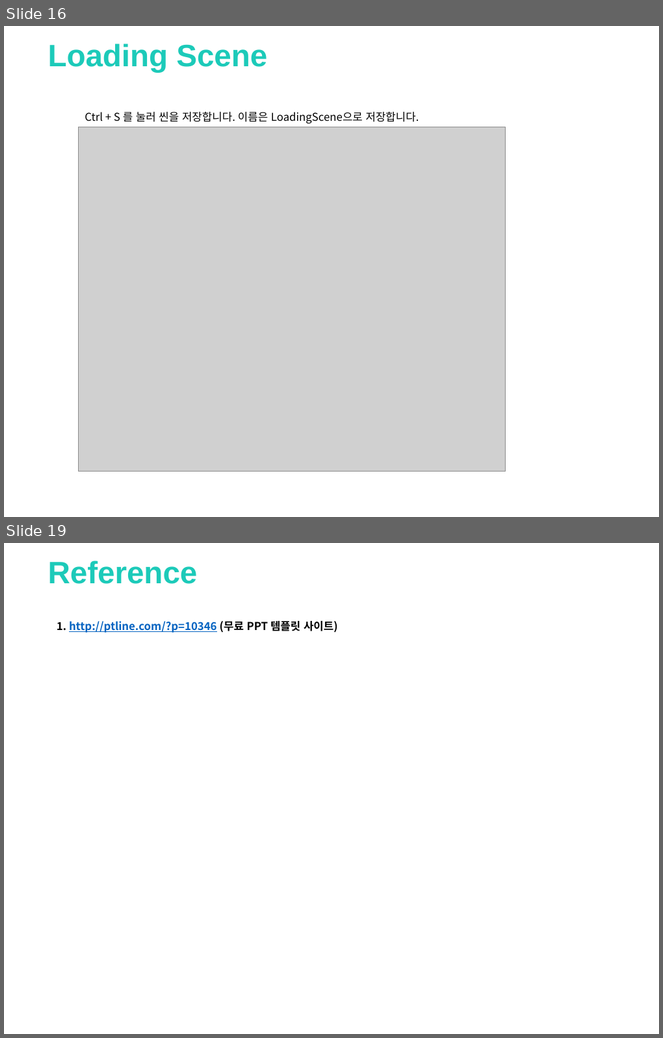
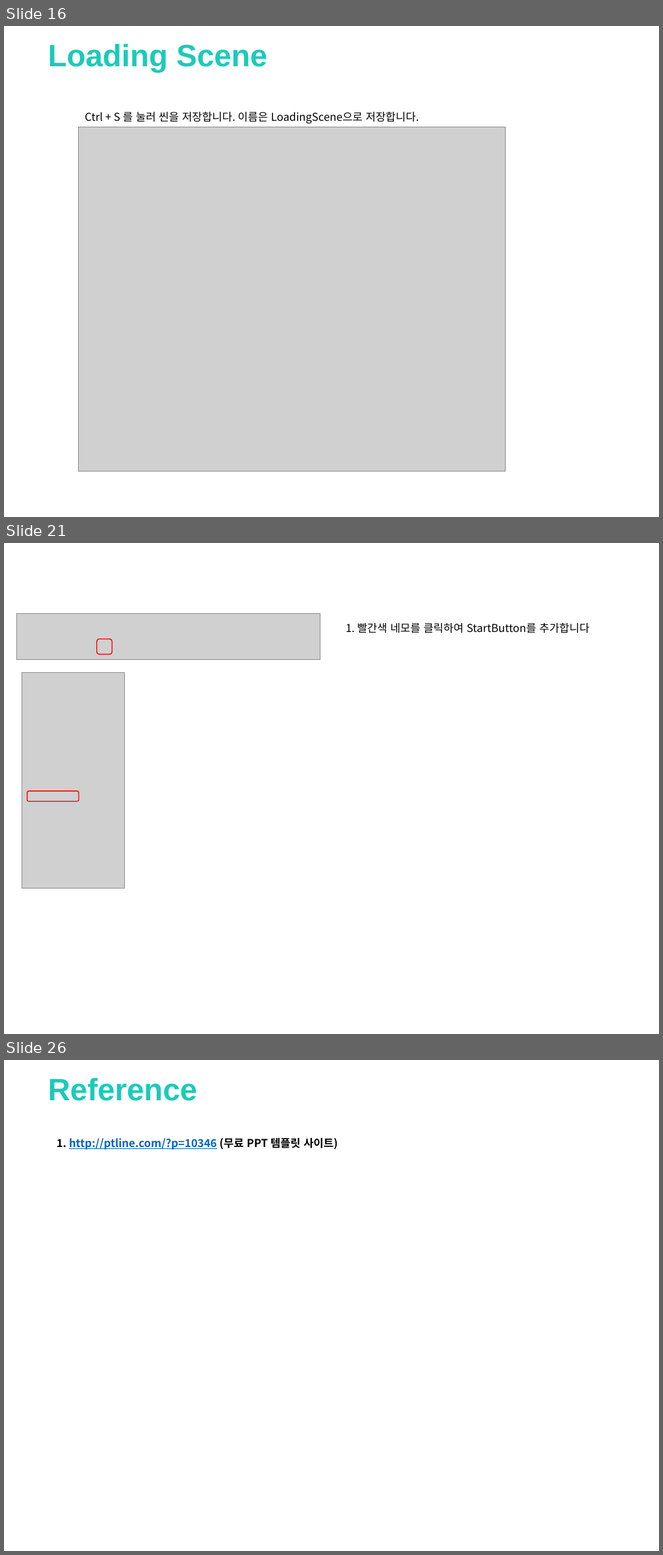
Before and after one commit to clianor/Unity-Final-Project, a slide deck: 기말과제.pptx. Shown one above the other, each under a label of ours: slides 16 and 19 before the commit, slides 16, 21 and 26 after it; the slides between them are not shown. The pictures are 663x1038 and 663x1555 pixels, drawn with LibreOffice and Linux fonts; fonts in the diff are those of the drawing; grey boxes stand for pictures; background and template pictures are left out. Boxes give left, top, right and bottom in pixels: in the first picture for what was removed or moved away, otherwise in the second. Text is boxed around its words. In the diff, an @@ line names an element or a change of style, - is before the commit and + after.

```diff
--- a/기말과제.pptx
+++ b/기말과제.pptx
@@ slide 21 added at (4,543,659,1034), background picture (left out) @@
@@ picture added at (17,613,321,659) @@
@@ rounded rectangle added at (97,639,112,654), outline #FF0000 1 pt @@
@@ text added at (346,623,590,633), 12 pt, text #000000 @@
+1. 빨간색 네모를 클릭하여 StartButton를 추가합니다
@@ picture added at (22,673,124,888) @@
@@ rounded rectangle added at (27,791,79,802), outline #FF0000 1 pt @@
@@ what was slide 19 is now slide 26 @@
```
Also in this commit, not shown: 8 other slides added, 2 slides removed, 25 other files.
